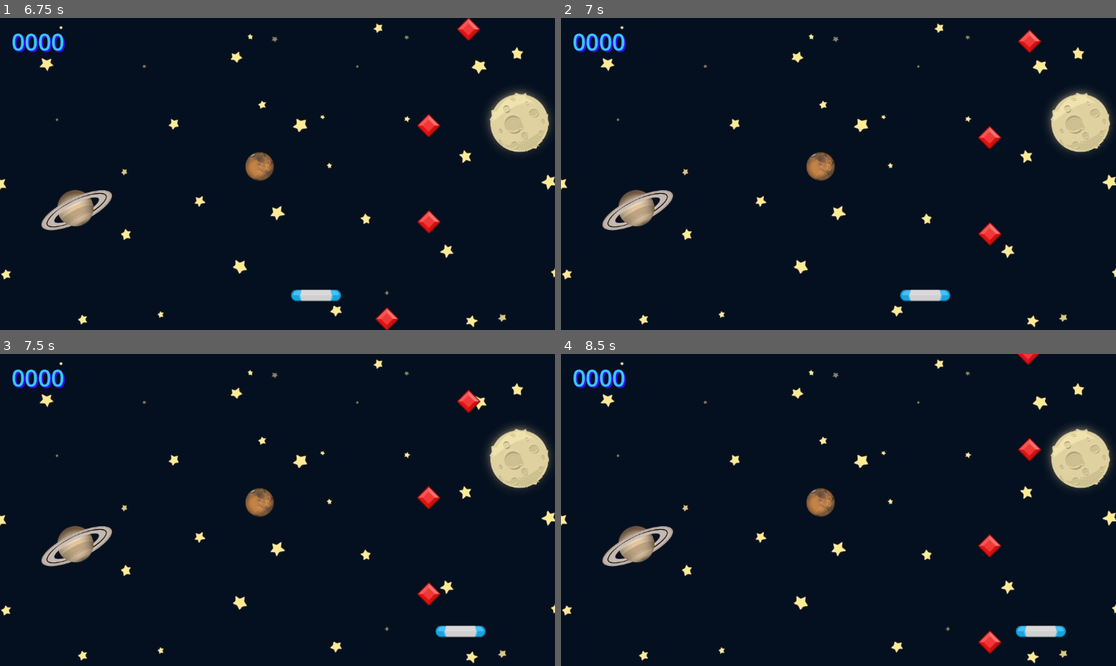
Above: before the commit, frames 1-4 (two rows, left to right).
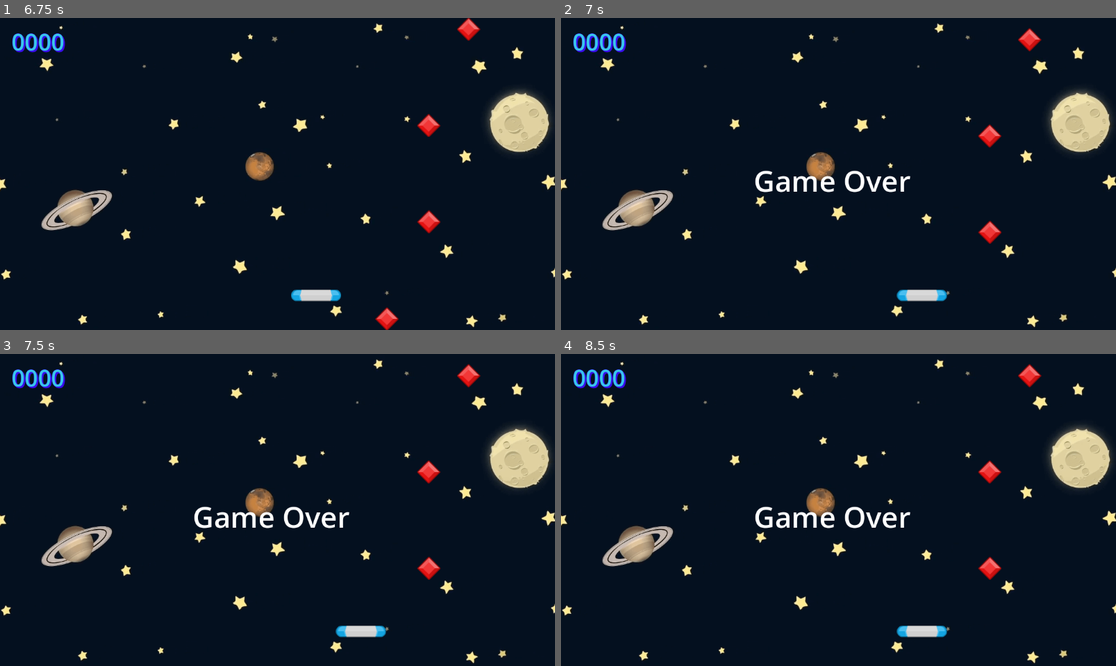
Above: after the commit, the same moments.

Repository: scgagliardi2/udemy-godot
Game: Godot game, scene res://scenes/game/game.tscn
The game is run twice, just before and just after one commit, with the same random seed, the same clock (stepped at 60 frames per second) and the same inputs.
Inputs:
- Up to frame 1 (6.75 s): tap Enter at 0.5 s; hold D (right) 0.53-1.28 s; hold A (left) 1.28-2.03 s; hold D (right) 2.03-3.53 s; hold A (left) 3.53-5.78 s; hold D (right) from 5.78 s (still down)
- Up to frame 2 (7 s): keep holding D (right)
- Up to frame 3 (7.5 s): keep holding D (right)
- Up to frame 4 (8.5 s): release D (right) at 8.03 s; hold A (left) from 8.03 s (still down)

Frame 1 is identical in both runs. In frame 2, 1.2% of the frame differs, in the area x 34-87%, y 3-91%; in frame 3, 2.4%; in frame 4, 2.5%, in the area x 34-91%, y 0-96%.

Commit message:
finish 1st game

Diff:
--- a/udemy-game/scenes/game/game.gd
+++ b/udemy-game/scenes/game/game.gd
@@ -2,9 +2,12 @@
 
 
 @export var gem_scene: PackedScene
+@export var game_over_sound: AudioStreamWAV
 
 @onready var score_label: Label = $Label
-
+@onready var timer: Timer = $Timer
+@onready var score_sound: AudioStreamPlayer2D = $ScoreSound
+@onready var game_over_label: Label = $GameOver
 
 var _score: int = 0
 
@@ -20,9 +23,20 @@
 	gem.position = Vector2(x_pos, -50)
 	add_child(gem)
 
+func stop_all() -> void:
+	timer.stop()
+	for child in get_children():
+		child.set_process(false)
+
+func play_dead_sound() -> void:
+	score_sound.stop()
+	score_sound.stream = game_over_sound
+	score_sound.play()
 
 func game_over() -> void:
-	print("game over")
+	stop_all()
+	game_over_label.set_visible(true)
+	play_dead_sound()
 
 
 func _on_timer_timeout() -> void:
@@ -32,4 +46,6 @@
 func _on_paddle_area_entered(area: Area2D) -> void:
 	_score += 1
 	score_label.text = "%04d" % _score
+	score_sound.position = area.position
+	score_sound.play()
 	area.queue_free()
--- a/udemy-game/scenes/game/game.tscn
+++ b/udemy-game/scenes/game/game.tscn
@@ -1,13 +1,17 @@
-[gd_scene load_steps=5 format=3 uid="uid://d33fkv8q6x7i4"]
+[gd_scene load_steps=8 format=3 uid="uid://d33fkv8q6x7i4"]
 
 [ext_resource type="Texture2D" uid="uid://sfyoych7n68b" path="res://assets/GameBg.png" id="1_88cym"]
 [ext_resource type="Script" path="res://scenes/game/game.gd" id="1_plgpm"]
 [ext_resource type="PackedScene" uid="uid://dm06oxbej1cnd" path="res://scenes/paddle/paddle.tscn" id="2_n76sq"]
+[ext_resource type="AudioStream" uid="uid://cx3qae2u8hekv" path="res://assets/explode.wav" id="3_rye7h"]
 [ext_resource type="PackedScene" uid="uid://m3x0lxxya2x5" path="res://scenes/gem/gem.tscn" id="3_xtids"]
+[ext_resource type="AudioStream" uid="uid://brtdvu0no63vo" path="res://assets/bgm_action_5.mp3" id="5_uyrhl"]
+[ext_resource type="AudioStream" uid="uid://1fn2i0urterd" path="res://assets/spell1_0.wav" id="6_u0sn7"]
 
 [node name="Game" type="Node2D"]
 script = ExtResource("1_plgpm")
 gem_scene = ExtResource("3_xtids")
+game_over_sound = ExtResource("3_rye7h")
 
 [node name="Sprite2D" type="Sprite2D" parent="."]
 position = Vector2(-96, -64)
@@ -36,5 +40,22 @@
 theme_override_font_sizes/font_size = 48
 text = "0000"
 
+[node name="BackgroundMusic" type="AudioStreamPlayer" parent="."]
+stream = ExtResource("5_uyrhl")
+volume_db = -16.0
+autoplay = true
+
+[node name="ScoreSound" type="AudioStreamPlayer2D" parent="."]
+stream = ExtResource("6_u0sn7")
+
+[node name="GameOver" type="Label" parent="."]
+visible = false
+offset_left = 400.0
+offset_top = 296.0
+offset_right = 736.0
+offset_bottom = 392.0
+theme_override_font_sizes/font_size = 60
+text = "Game Over"
+
 [connection signal="area_entered" from="Paddle" to="." method="_on_paddle_area_entered"]
 [connection signal="timeout" from="Timer" to="." method="_on_timer_timeout"]
Not shown, changed: udemy-game/assets/bgm_action_5.mp3.import
